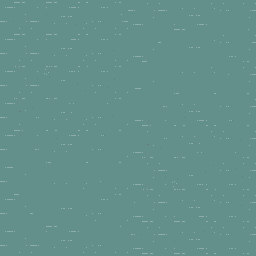
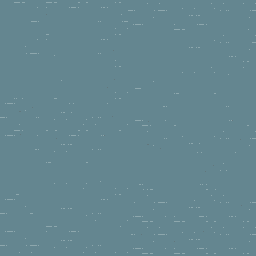
Before/after of a 256 × 256 layered artwork. What changed in the layer stack:
painted on "Pasted Layer" over (0, 0, 256, 256)
